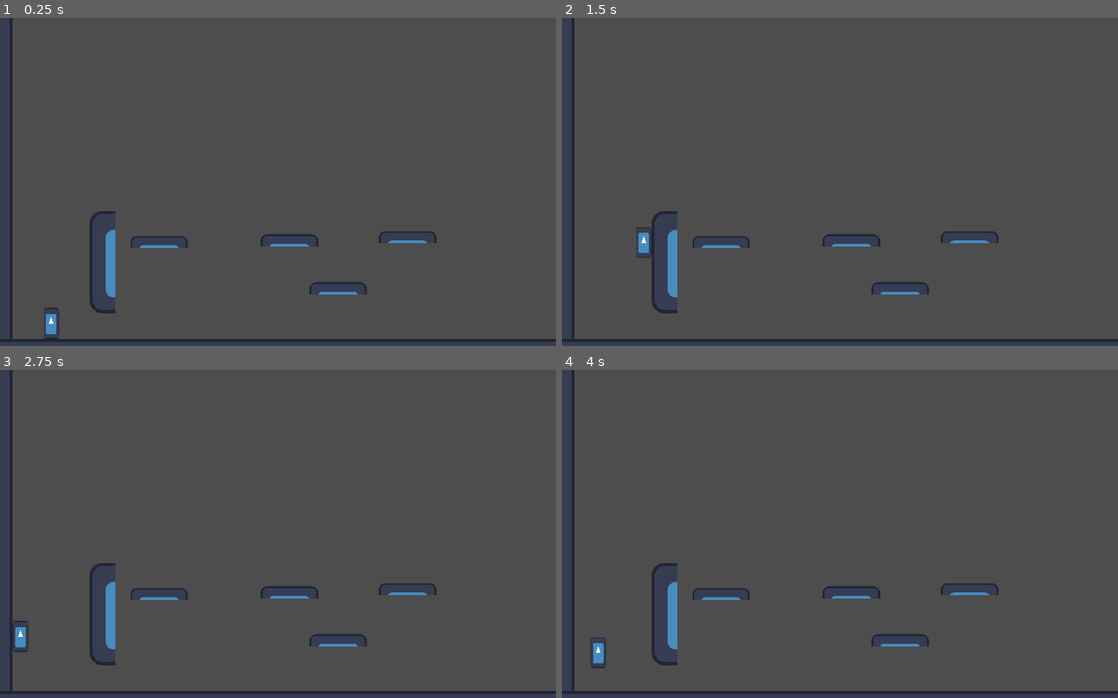
Above: before the commit, frames 1-4 (two rows, left to right).
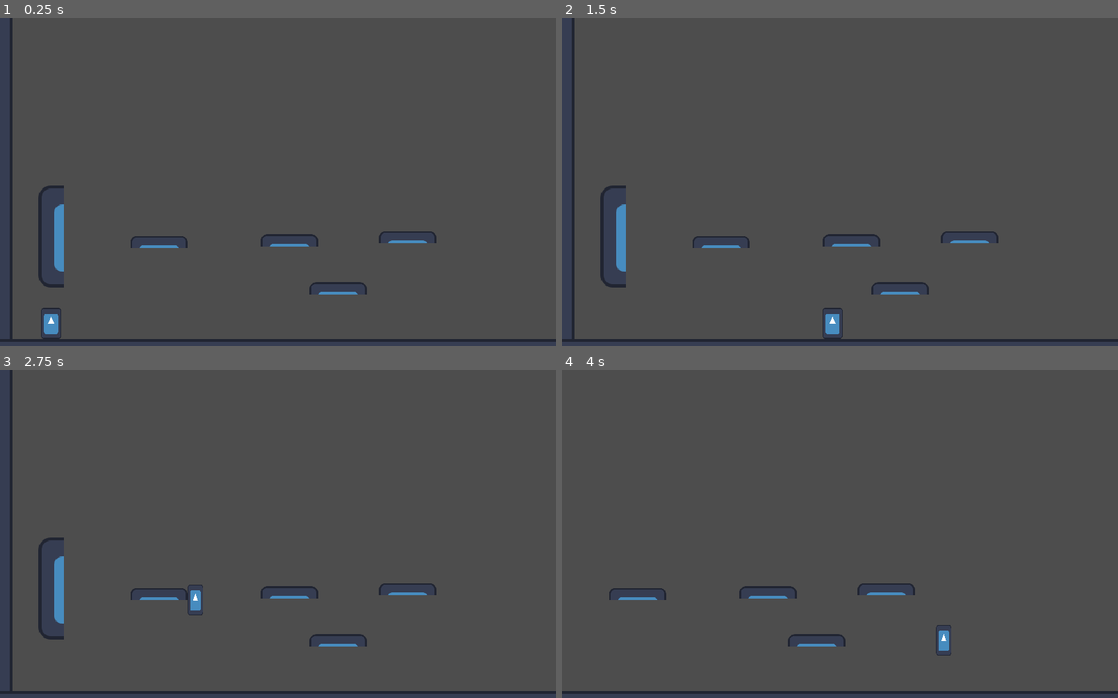
Above: after the commit, the same moments.

Repository: DeVelox/Niro
Game: Godot game, scene res://main.tscn
Same seed, same stepped clock (60 frames per second), same inputs: the game is played once before the commit and once after it. The engine's default icon, where the game draws it, is replaced by a stand-in: a white triangle on a blue panel in a dark square.
Inputs:
- Up to frame 1 (0.25 s): no input
- Up to frame 2 (1.5 s): tap Enter at 0.5 s; hold D (right) from 0.53 s (still down); tap W (jump) at 0.6, 0.77, 1.07 s; tap S (crouch) at 1.35 s
- Up to frame 3 (2.75 s): tap W (jump) at 1.52, 1.55, 1.82, 2.3 s; release D (right) at 2.03 s; hold A (left) from 2.03 s (still down); tap Shift (dash) at 2.1 s
- Up to frame 4 (4 s): release A (left) at 2.78 s; hold D (right) from 2.78 s (still down); tap W (jump) at 2.85, 3.02, 3.32, 3.77, 3.8 s; tap S (crouch) at 3.6 s

The runs differ from the first frame. In frame 1, 1.3% of the frame differs, in the area x 6-21%, y 51-98%; in frame 2, 1.5%; in frame 3, 1.5%; in frame 4, 2.4%, in the area x 1-79%, y 0-98%.

Commit message:
add direction based wall jump

Diff:
--- a/main.tscn
+++ b/main.tscn
@@ -275,7 +275,7 @@
 [node name="TileMap" type="TileMap" parent="."]
 tile_set = SubResource("TileSet_amcvw")
 format = 2
-layer_0/tile_data = PackedInt32Array(1900544, 131072, 0, 190 …(1488 unchanged characters)…  262144, 458752, 5, 327680, 458752, 6, 1310727, 0, 1, 1376263, 0, 2, 1441799, 0, 3, 1507335, 0, 4, 1572871, 0, 5, 1638407, 0, 6, 1703943, 0, 7, 1310728, 65536, 1, 1376264, 65536, 2, 1441800, 65536, 3, 1507336, 65536, 4, 1572872, 65536, 5, 1638408, 65536, 6, 1703944, 65536, 7, 1245191, 0, 0, 1245192, 65536, 0)
+layer_0/tile_data = PackedInt32Array(1900544, 131072, 0, 190 …(1488 unchanged characters)…  262144, 458752, 5, 327680, 458752, 6, 1114115, 0, 0, 1179651, 0, 1, 1245187, 0, 2, 1310723, 0, 3, 1376259, 0, 4, 1441795, 0, 5, 1507331, 0, 6, 1572867, 0, 7, 1114116, 65536, 0, 1179652, 65536, 1, 1245188, 65536, 2, 1310724, 65536, 3, 1376260, 65536, 4, 1441796, 65536, 5, 1507332, 65536, 6, 1572868, 65536, 7)
 
 [node name="Level" parent="." instance=ExtResource("3_jx4js")]
 position = Vector2(11, 5)
--- a/player/player.gd
+++ b/player/player.gd
@@ -4,6 +4,7 @@
 const JUMP_VELOCITY = -300.0
 const DASH_LENGTH = 0.2
 const DASH_MULTI = 2
+const WALL_JUMP_MULTI = 3
 
 @onready var dash_timer = $DashTimer
 @onready var drop_check = $DropCheck
@@ -13,6 +14,8 @@
 # Get the gravity from the project settings to be synced with RigidBody nodes.
 var gravity = ProjectSettings.get_setting("physics/2d/default_gravity")
 var is_wall_hanging = false
+var is_wall_hanging_left = false
+var is_wall_hanging_right = false
 var has_double_jump = false
 var is_dashing = false
 var has_dash = false
@@ -21,7 +24,7 @@
 var motion
 
 func _physics_process(delta):
-
+	is_wall_hanging = is_wall_hanging_left != is_wall_hanging_right
 	# Reset character to start of level
 	if Input.is_action_just_pressed("reset"):
 		position = Vector2(64,432)
@@ -58,7 +61,7 @@
 	# Apply acceleration
 	if motion:
 		velocity.x = move_toward(velocity.x, motion, accel())
-	elif is_on_floor():
+	else:
 		velocity.x = move_toward(velocity.x, 0, decel())
 
 	move_and_slide()
@@ -66,9 +69,10 @@
 func try_jump():
 	if is_on_floor():
 		velocity.y = JUMP_VELOCITY
-	elif is_wall_hanging and is_on_wall():
-	# Apply a jump opposite of the wall hang
-		velocity.x = motion * -2
+	elif is_wall_hanging:
+		# Apply a jump opposite of the wall hang
+		var direction = 1 if is_wall_hanging_left else -1
+		velocity.x = SPEED * WALL_JUMP_MULTI * direction
 		velocity.y = JUMP_VELOCITY * 0.75
 	elif has_double_jump:
 		has_double_jump = false
@@ -103,7 +107,7 @@
 func accel() -> float:
 	# For dash/slide, effectively behaves as deceleration
 	if absf(velocity.x) > SPEED:
-		return 60
+		return 30
 	# For floatier movement when falling / jumping
 	elif not is_on_floor() or Input.is_action_just_pressed("jump"):
 		return 30
@@ -116,15 +120,10 @@
 	if absf(velocity.x) > SPEED:
 		return 60
 	elif not is_on_floor() or Input.is_action_just_pressed("jump"):
-		return 30
+		return 0
 	else:
-		return 60
+		return 90
 
-func _on_area_2d_body_entered(body):
-	is_wall_hanging = true
-
-func _on_area_2d_body_exited(body):
-	is_wall_hanging = false
 
 func _on_drop_timer_timeout():
 	platform.disabled = false
@@ -137,3 +136,15 @@
 func _on_slide_cooldown_timeout():
 # Make the cooldown obvious to the player somehow, right now it feels weird
 	has_slide = true
+
+func _on_area_2d_left_body_entered(body):
+	is_wall_hanging_left = true
+
+func _on_area_2d_left_body_exited(body):
+	is_wall_hanging_left = false
+
+func _on_area_2d_right_body_entered(body):
+	is_wall_hanging_right = true
+
+func _on_area_2d_right_body_exited(body):
+	is_wall_hanging_right = false
--- a/player/player.tscn
+++ b/player/player.tscn
@@ -10,7 +10,7 @@
 size = Vector2(128, 128)
 
 [node name="Player" type="CharacterBody2D" groups=["players"]]
-scale = Vector2(0.15, 0.3)
+scale = Vector2(0.2, 0.3)
 collision_mask = 255
 script = ExtResource("1_0if4t")
 
@@ -40,15 +40,26 @@
 [node name="SlideCooldown" type="Timer" parent="."]
 one_shot = true
 
-[node name="Area2D" type="Area2D" parent="."]
+[node name="Area2DLeft" type="Area2D" parent="."]
 collision_mask = 128
 
-[node name="CollisionShape2D" type="CollisionShape2D" parent="Area2D"]
-scale = Vector2(1.15, 1)
+[node name="CollisionShape2D" type="CollisionShape2D" parent="Area2DLeft"]
+position = Vector2(-64, 0)
+scale = Vector2(0.4, 1)
+shape = SubResource("RectangleShape2D_kjvja")
+
+[node name="Area2DRight" type="Area2D" parent="."]
+collision_mask = 128
+
+[node name="CollisionShape2D" type="CollisionShape2D" parent="Area2DRight"]
+position = Vector2(64, 0)
+scale = Vector2(0.4, 1)
 shape = SubResource("RectangleShape2D_kjvja")
 
 [connection signal="timeout" from="DropTimer" to="." method="_on_drop_timer_timeout"]
 [connection signal="timeout" from="DashTimer" to="." method="_on_dash_timer_timeout"]
 [connection signal="timeout" from="SlideCooldown" to="." method="_on_slide_cooldown_timeout"]
-[connection signal="body_entered" from="Area2D" to="." method="_on_area_2d_body_entered"]
-[connection signal="body_exited" from="Area2D" to="." method="_on_area_2d_body_exited"]
+[connection signal="body_entered" from="Area2DLeft" to="." method="_on_area_2d_left_body_entered"]
+[connection signal="body_exited" from="Area2DLeft" to="." method="_on_area_2d_left_body_exited"]
+[connection signal="body_entered" from="Area2DRight" to="." method="_on_area_2d_right_body_entered"]
+[connection signal="body_exited" from="Area2DRight" to="." method="_on_area_2d_right_body_exited"]
